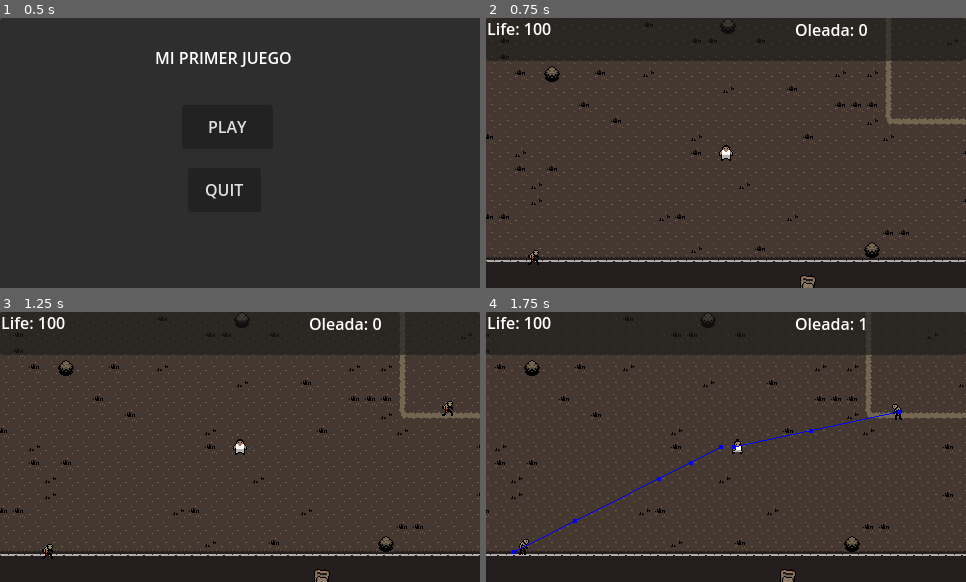
Above: before the commit, frames 1-4 (two rows, left to right).
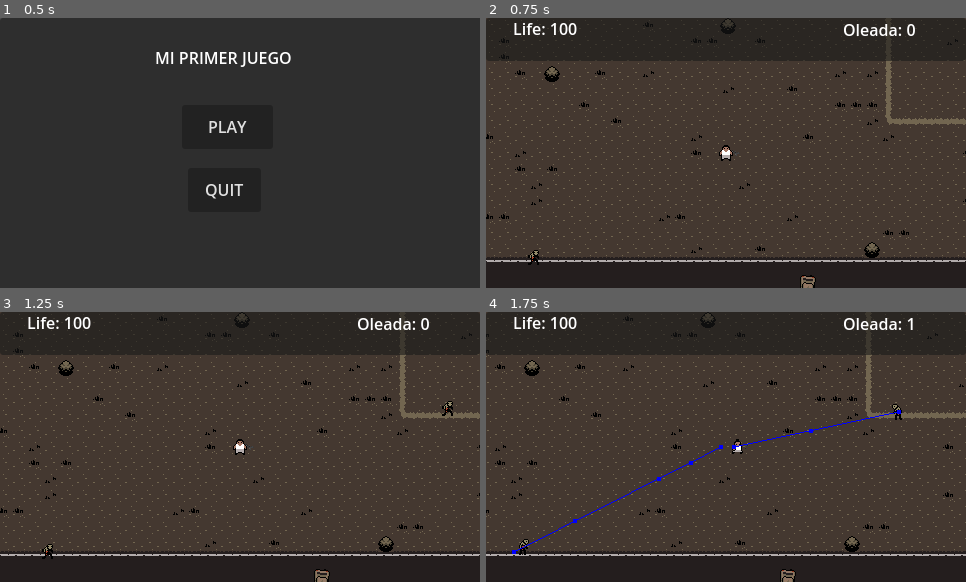
Above: after the commit, the same moments.

Repository: agustinpoza/CursoGodot
Game: Godot game, scene res://Scenes/MainMenu.tscn
Same seed, same stepped clock (60 frames per second), same inputs: the game is played once before the commit and once after it. The project has no main scene, so this scene is started directly.
Inputs (mouse positions are in pixels of both pictures, inside the frame that each line leads up to):
- Up to frame 1 (0.5 s): no input
- Up to frame 2 (0.75 s): click "PLAY" at 0.5 s
- Up to frame 3 (1.25 s): no input
- Up to frame 4 (1.75 s): tap Enter at 1.25 s; move the mouse to (831, 433) at 1.27 s; hold Right (ui_right) from 1.28 s (still down); tap 1 (change_gun_1) at 1.35 s

Frame 1 is identical in both runs. In frame 2, 1.1% of the frame differs, in the area x 0-90%, y 1-7%; in frame 3, 1.1%; in frame 4, 1.0%.

Commit message:
Texto de labels centrados

Diff:
--- a/Scenes/HUD.tscn
+++ b/Scenes/HUD.tscn
@@ -15,9 +15,11 @@
 offset_top = -1.0
 offset_right = 118.0
 offset_bottom = 44.0
+horizontal_alignment = 1
 
 [node name="WaveLabel" type="Label" parent="Panel"]
 layout_mode = 0
 offset_left = 309.0
 offset_right = 479.0
 offset_bottom = 47.0
+horizontal_alignment = 1
